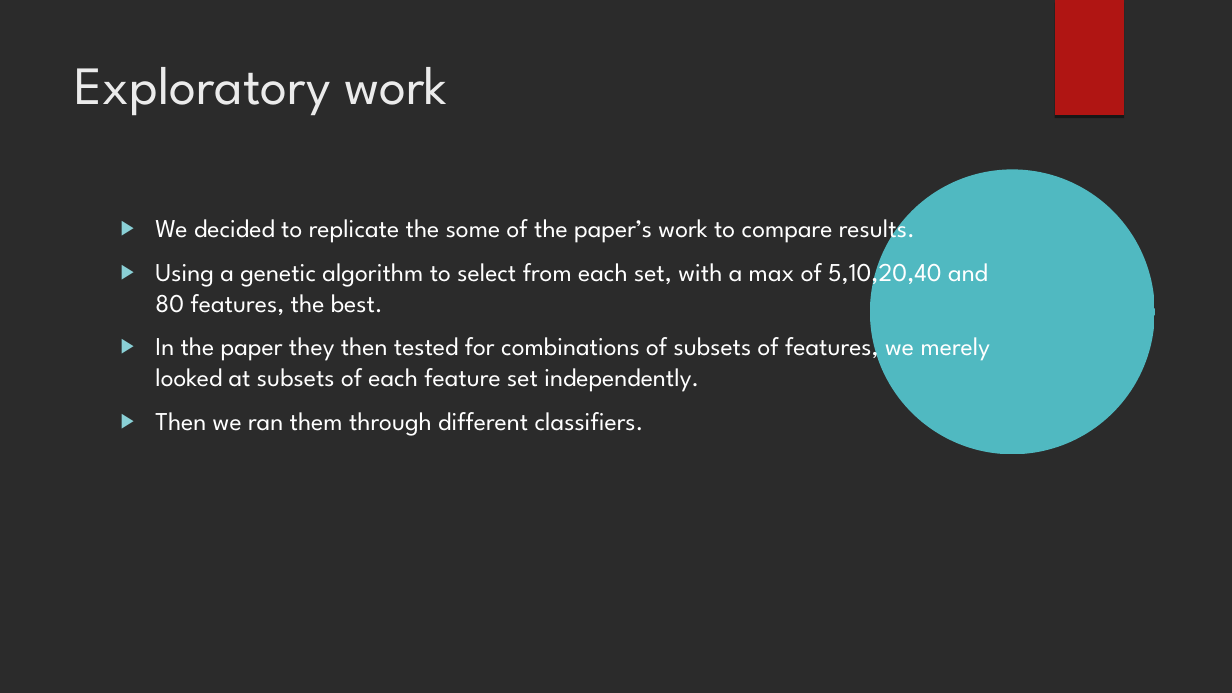
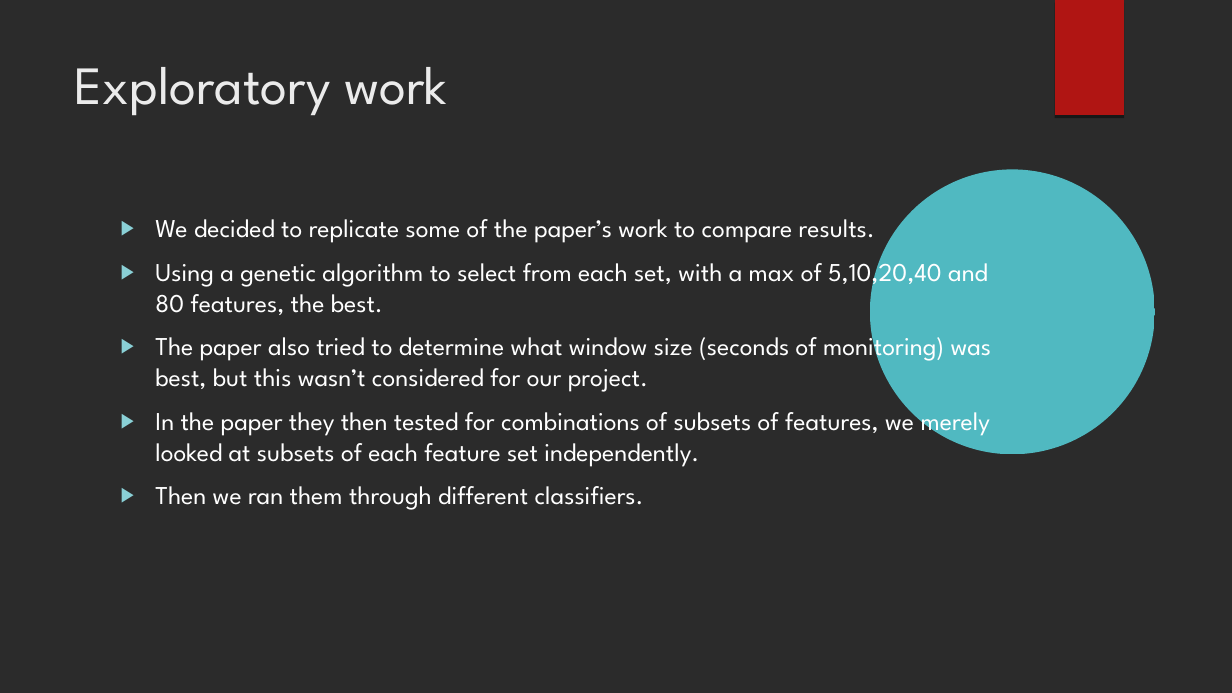
Before and after one commit to xaviersantos/dm, a slide deck: slide 7 of project_last/presentation.odp (slide 6 before the commit). Drawn at 1232x693 pixels with LibreOffice and Linux fonts; fonts in the diff are those of the drawing; background and template pictures are left out; a plain dark background stands for a picture behind light text. Boxes give left, top, right and bottom in pixels: in the first picture for what was removed or moved away, otherwise in the second. Text is boxed around its words. In the diff, an @@ line names an element or a change of style, - is before the commit and + after.

```diff
--- a/project_last/presentation.odp
+++ b/project_last/presentation.odp
@@ text at [155,219,875,243]: text changed @@
-▶ We decided to replicate the some of the paper’s work to compare results.
+▶ We decided to replicate some of the paper’s work to compare results.
@@ text at [155,329,992,392]: paragraph added @@
+▶ The paper also tried to determine what window size (seconds of monitoring) was best, but this wasn’t considered for our project.
```
Also in this commit, not shown: 4 other slides changed, 1 slide added.
